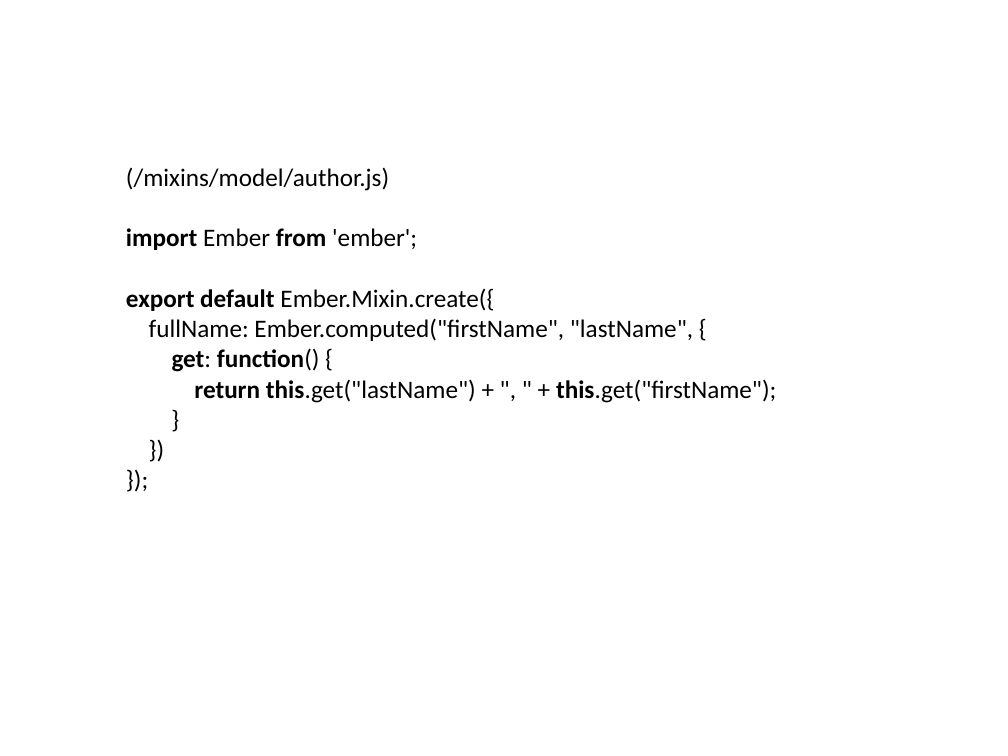
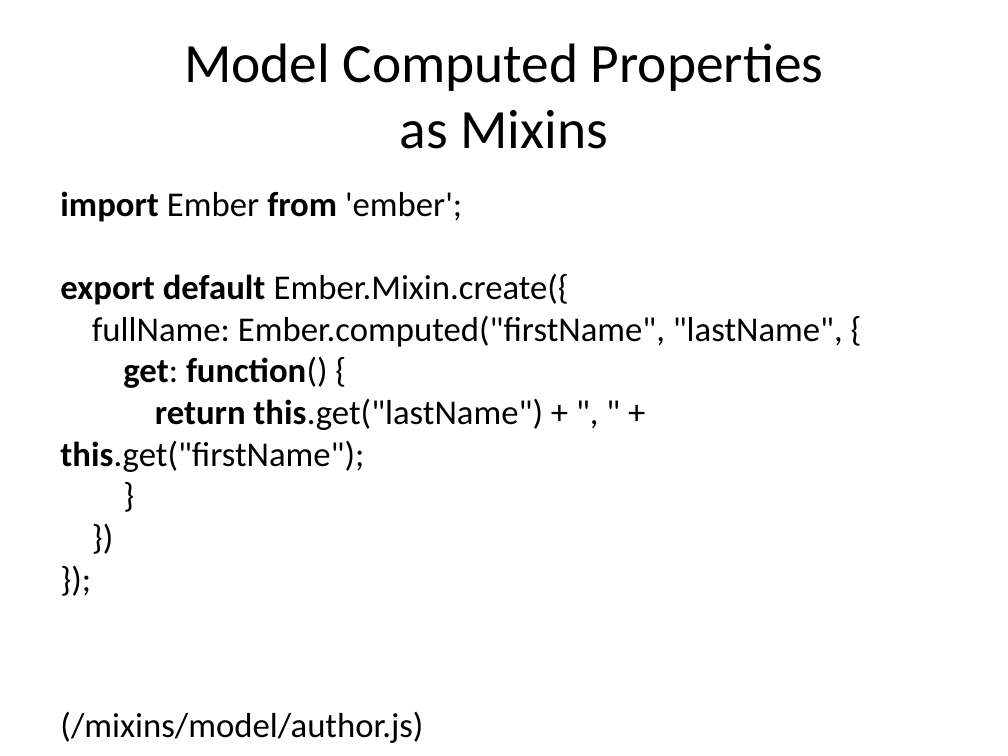
Before and after one commit to cah-brian-gantzler/ember-data-demo1, a slide deck: slide 36 of ember-data-demo1.pptx (slide 9 before the commit). Drawn at 1008x756 pixels with LibreOffice and Linux fonts; fonts in the diff are those of the drawing. Boxes give left, top, right and bottom in pixels: in the first picture for what was removed or moved away, otherwise in the second. Text is boxed around its words. In the diff, an @@ line names an element or a change of style, - is before the commit and + after.

Commit message:
Updated powerpoint

```diff
--- a/ember-data-demo1.pptx
+++ b/ember-data-demo1.pptx
@@ title added at (x1=184, y1=43, x2=823, y2=149), 39.6 pt, text #000000 @@
+Model Computed Properties
+as Mixins
@@ text "import Ember from 'ember'; export ..." moved from (x1=126, y1=168, x2=776, y2=403) to (x1=60, y1=191, x2=843, y2=743) @@
@@ text at (x1=60, y1=191, x2=843, y2=472): paragraph added @@
+import Ember from 'ember';
+export default Ember.Mixin.create({
+fullName: Ember.computed("firstName", "lastName", {
+get: function() {
+return this.get("lastName") + ", " + this.get("firstName");
+}
+})
+});
@@ text at (x1=126, y1=228, x2=776, y2=403): paragraph removed @@
-import Ember from 'ember';
-export default Ember.Mixin.create({
-fullName: Ember.computed("firstName", "lastName", {
-get: function() {
-return this.get("lastName") + ", " + this.get("firstName");
-}
-})
-});
@@ text at (x1=60, y1=712, x2=423, y2=743): size 18 to 24.8 pt in "(/mixins/model/author.js)"; more space between paragraphs @@
```
Also in this commit, not shown: 3 other slides changed, 27 slides added, 1 slide removed.
